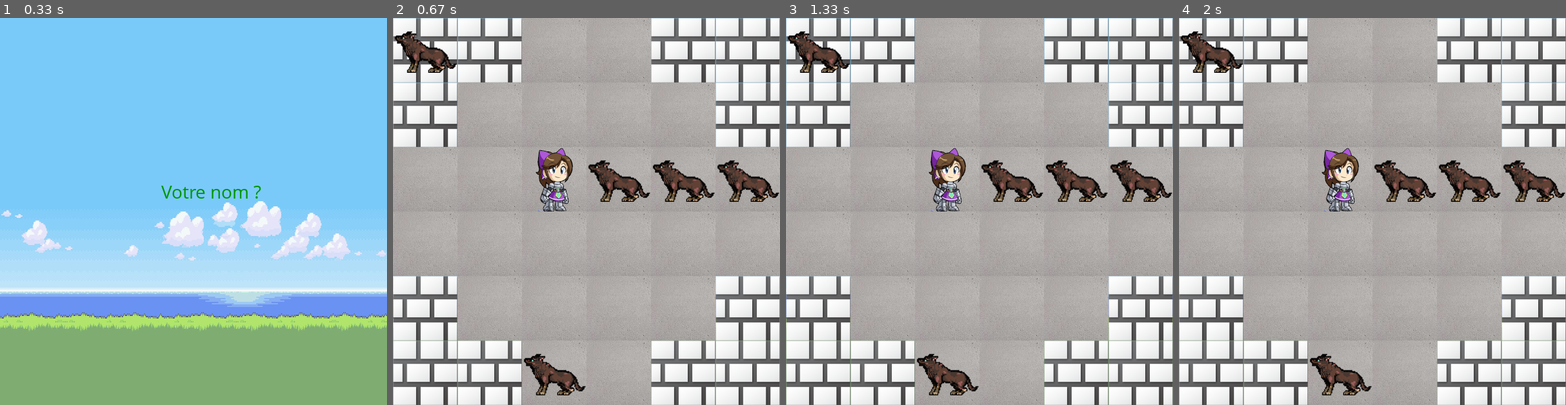
Above: before the commit, frames 1-4 (left to right).
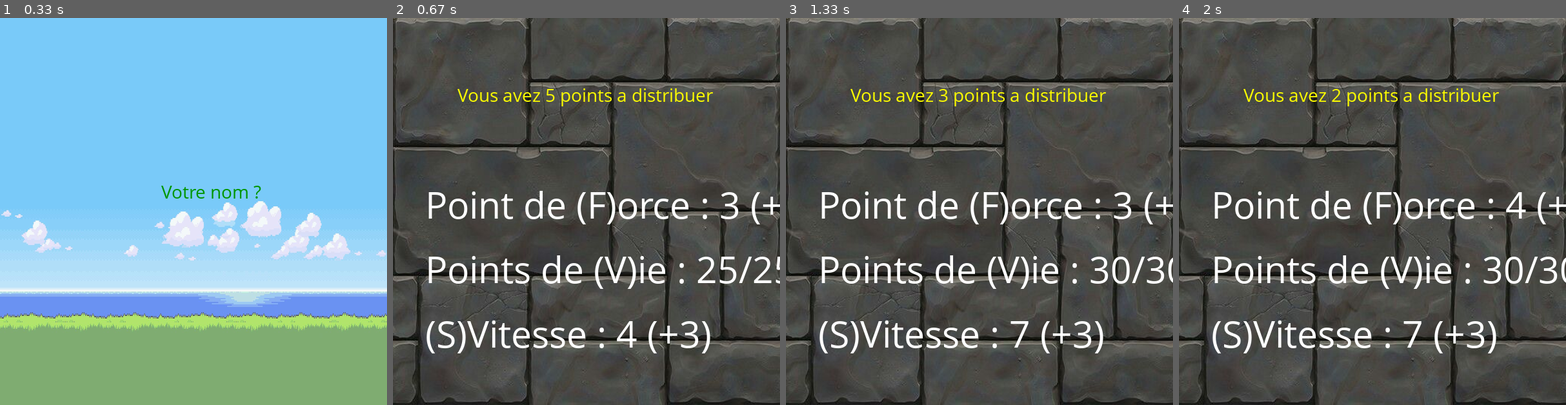
Above: after the commit, the same moments.

Repository: DisDylan/GamesRepo
Game: pygame game, started from Python/RPG2/main.py
Two runs of this game, one before a commit and one after it. Both use one fixed random seed, a clock stepped at 60 frames per second and the inputs below.
Inputs:
- Up to frame 1 (0.33 s): no input
- Up to frame 2 (0.67 s): tap Enter at 0.33 s
- Up to frame 3 (1.33 s): tap V at 0.67 s; tap S at 1.1 s
- Up to frame 4 (2 s): tap F at 1.7 s

Frame 1 is identical in both runs. In frame 2, 94% of the frame differs, in the area x 0-100%, y 0-100%; in frame 3, 94%; in frame 4, 94%.

Commit message:
Add menu for leveling

Diff:
--- a/Python/RPG2/functions.py
+++ b/Python/RPG2/functions.py
@@ -88,6 +88,7 @@
         print("Vous gagnez {} points d'experience.".format(ennemy.xp))
         del ennemy
         if hero.levelUp() == 1:
+            refreshMenu(hero)
             upgradeStats(hero)
         return
     else:
@@ -106,35 +107,43 @@
         liste.append(new_monster)
     return liste
 
+def refreshMenu(character):
+    spDisturb = font.render("Vous avez {} points a distribuer".format(character.sp), True, (250, 250, 0))
+    strength = fontStat.render("Point de (F)orce : {} (+1)".format(character.strength), True, (255, 255, 255))
+    life = fontStat.render("Points de (V)ie : {}/{} (+5)".format(character.hp, character.hps), True, (255, 255, 255))
+    speed = fontStat.render("(S)Vitesse : {} (+3)".format(character.speed), True, (255, 255, 255))
+    surface.blit(MENU_BG, (0, 0))
+    surface.blit(spDisturb, (100, 100))
+    surface.blit(strength, (50, 250))
+    surface.blit(life, (50, 350))
+    surface.blit(speed, (50, 450))
+    pygame.display.update()
 
 def upgradeStats(character):
     """
     Function to verify if you have stats points, and ask to user if he want use them
     """
-    print("\n********************\nTu as {} points de caracteristiques a distribuer.".format(character.sp))
+    refreshMenu(character)
+    continuer = 1
     if character.sp > 0:
-        choice = input("Utiliser des points (o/n): ")
-        if choice.lower() == "o":
-            statToUp = input("\nQuelle statistique augmenter ?\n(F)orce = 1 pour 1;\n(V)ie = 1 pour 5;\n(S)Vitesse = 1 pour 3;\nVotre choix : ")
-            if statToUp.lower() == "f":
-                character.strength += 1
-                character.sp -= 1
-            elif statToUp.lower() == "v":
-                character.hp += 5
-                character.hps += 5
-                character.sp -= 1
-            elif statToUp.lower() == "s":
-                character.speed += 3
-                character.sp -= 1
-            else:
-                print("Entrée inconnue ... Veuillez saisir un choix valide.")
-            print(character)
-            upgradeStats(character)
-        elif choice.lower() == ("n" or ''):
-            return
-        else:
-            print("Entrée inconnue ... Veuillez saisir un choix valide.")
-            upgradeStats(character)
+        while continuer == 1:
+            for event in pygame.event.get():
+                if event.type == KEYDOWN:
+                    if event.key == K_f:
+                        character.strength += 1
+                        character.sp -= 1
+                        continuer = 0
+                    elif event.key == K_v:
+                        character.hp += 5
+                        character.hps += 5
+                        character.sp -= 1
+                        continuer = 0
+                    elif event.key == K_s:
+                        character.speed += 3
+                        character.sp -= 1
+                        continuer = 0
+        print(character)
+        upgradeStats(character)
     else:
         return
 
@@ -363,7 +372,7 @@
             else:
                 surface.blit(WAY_PIC, (i, j))
             if randrange(0, 100) < 15:
-                versus = Ennemy(choice(MONSTER_TYPES), (randrange((yourchamp.level - 1), (yourchamp.level + 3))))
+                versus = Ennemy(choice(MONSTER_TYPES), (randrange((yourchamp.level - 2), (yourchamp.level + 2))))
                 versusList.append(versus)
                 addEnnemy = pygame.Rect(i, j, 95, 95)
                 listE.append(addEnnemy)
--- a/Python/RPG2/main.py
+++ b/Python/RPG2/main.py
@@ -19,6 +19,7 @@
     yourChamp = Hero("")
     getName(yourChamp)
     print(yourChamp.name)
+    upgradeStats(yourChamp)
     makeMap(yourChamp, walls, ennemiesMap)
     surface.blit(HERO, hero_rect)
 
--- a/Python/RPG2/window.py
+++ b/Python/RPG2/window.py
@@ -30,6 +30,7 @@
 WAY_PIC = pygame.image.load('sprites/map/sol.png')
 
 FIGHT_BG = pygame.image.load('sprites/map/backgroundFight.png')
+MENU_BG = pygame.image.load('sprites/map/bgMenu.png')
 
 ENNEMY_PIC = pygame.image.load('sprites/chars/wolf.png')
 
@@ -48,6 +49,7 @@
 CIEL_COLOR = (152, 199, 244)
 
 font = pygame.font.SysFont("comicsansms", 30)
+fontStat = pygame.font.SysFont("comicsansms", 60)
 
 versusList = []
 ennemiesMap = []
Binary file added: Python/RPG2/sprites/map/bgMenu.png
